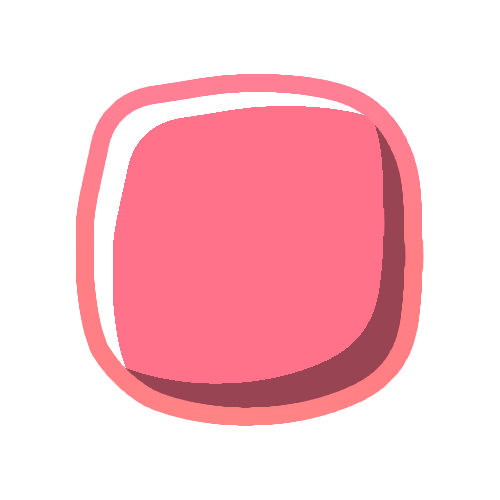
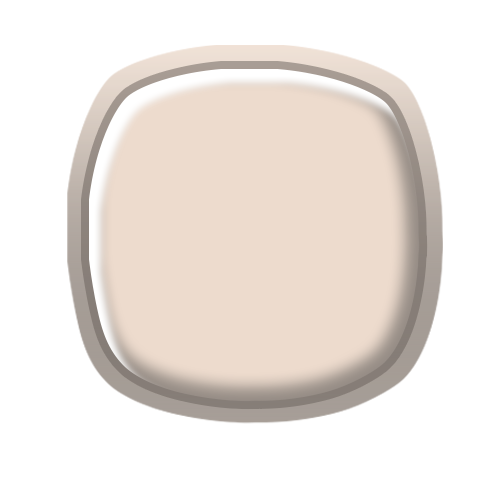
Revision of a layered 500 × 500 image; what changed, layer by layer:
showed "Layer 2", painted on it over 85, 69, 421, 412
renamed "Layer 4" to "Layer 3", opacity 100% → 80%, painted on it over 67, 45, 443, 424
